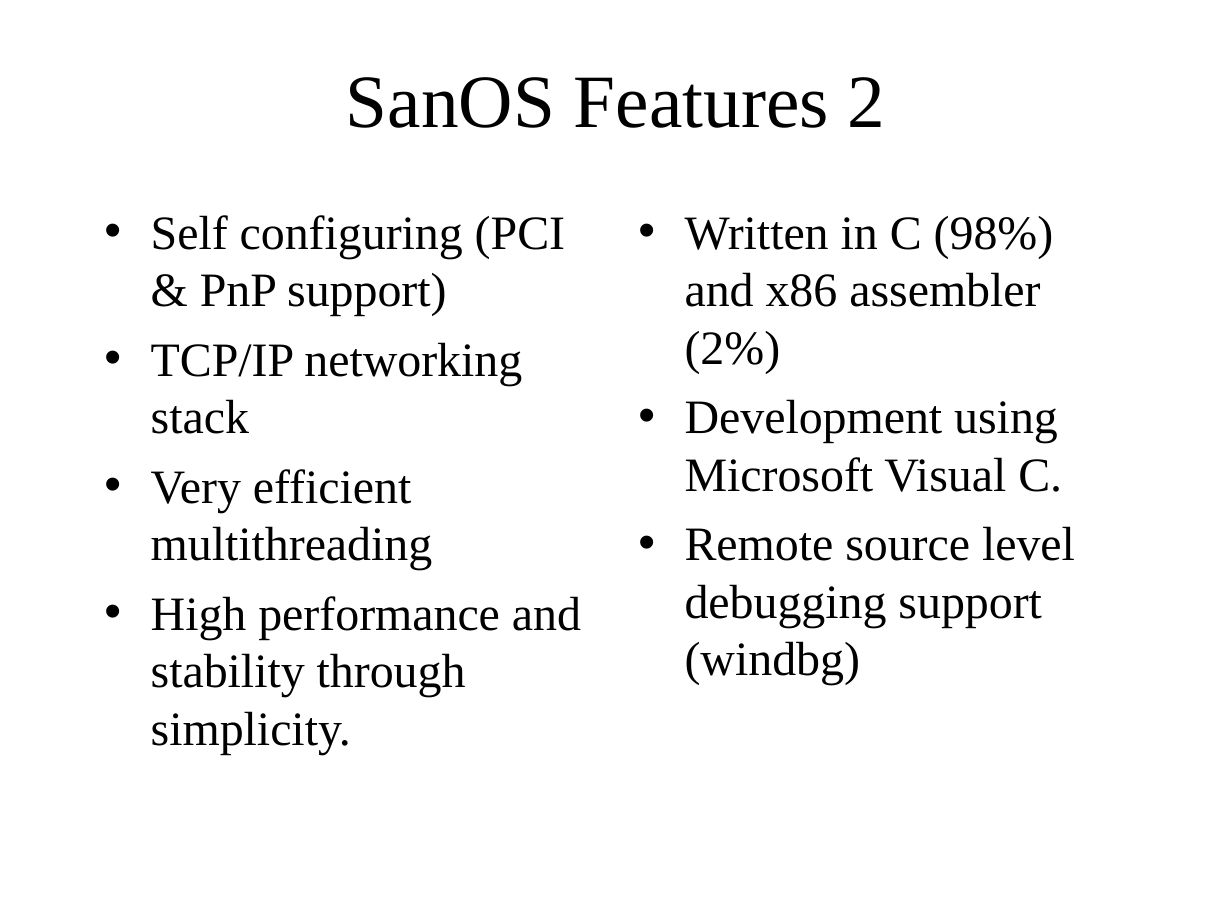
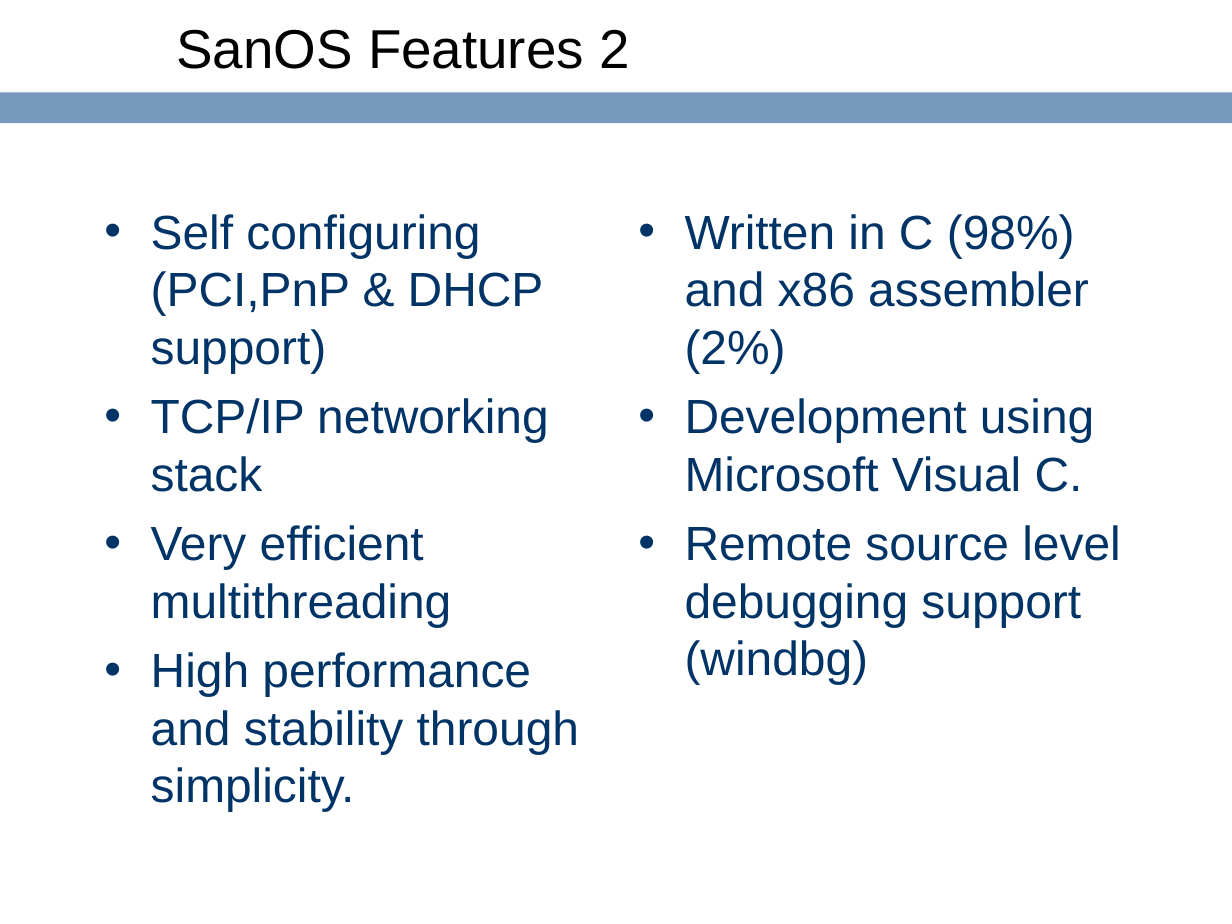
Before and after one commit to ringgaard/sanos, a slide deck: slide 3 of doc/sanostech.ppt. Drawn at 1232x924 pixels with LibreOffice and Linux fonts; fonts in the diff are those of the drawing; background and template pictures are left out. Boxes give left, top, right and bottom in pixels: in the first picture for what was removed or moved away, otherwise in the second. Text is boxed around its words. In the diff, an @@ line names an element or a change of style, - is before the commit and + after.

```diff
--- a/doc/sanostech.ppt
+++ b/doc/sanostech.ppt
@@ title "SanOS Features 2" moved from (x1=346, y1=77, x2=886, y2=128) to (x1=176, y1=29, x2=629, y2=69) @@
@@ title "SanOS Features 2" at (x1=176, y1=29, x2=629, y2=69): size 44 to 32 pt, font Times New Roman to Arial; alignment centre to left @@
@@ rectangle added at (x1=0, y1=92, x2=1232, y2=123), fill #779ABC @@
@@ text "Written in C (98%) and ..." at (x1=685, y1=214, x2=1120, y2=685): font Times New Roman to Arial, text colour #000000 to #003366; bullet colour #000000 to #003366 @@
@@ text at (x1=151, y1=214, x2=544, y2=373): text changed; font Times New Roman to Arial; text colour #000000 to #003366 @@
-• Self configuring (PCI & PnP support)
+• Self configuring (PCI,PnP & DHCP support)
@@ text at (x1=151, y1=398, x2=579, y2=812): font Times New Roman to Arial, text colour #000000 to #003366 in "TCP/IP networking stack", "Very efficient multithreading", "High performance and stability through simplicity."; bullet colour #000000 to #003366 @@
```
Also in this commit, not shown: 57 other slides changed, 1 slide added, 21 other files.
